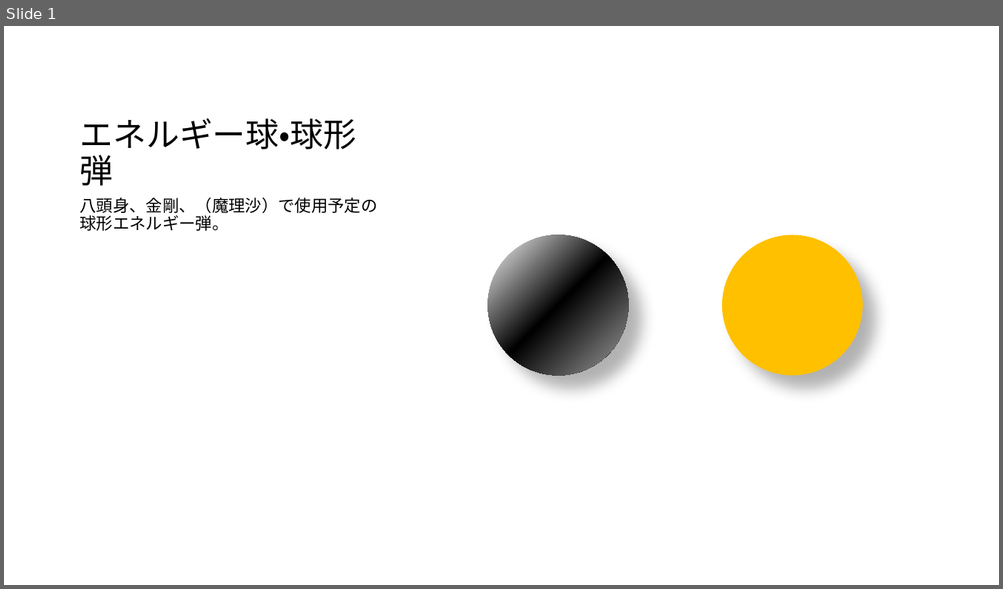
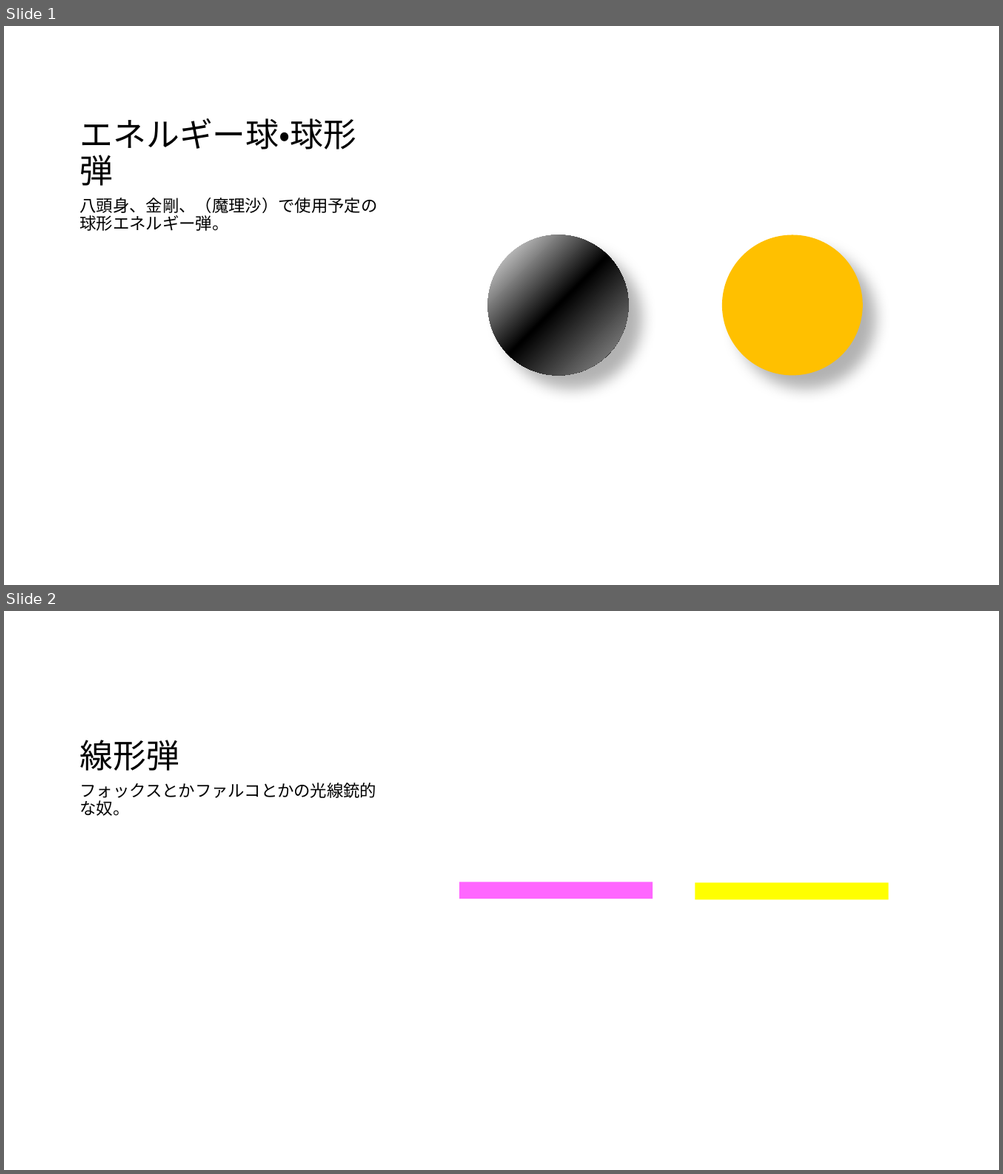
Before and after one commit to kyasbal/MagicalFPS, a slide deck: wiki/エフェクトイメージ.pptx. Shown one above the other, each under a label of ours: slide 1 before the commit, slides 1 and 2 after it. The pictures are 1003x589 and 1003x1174 pixels, drawn with LibreOffice and Linux fonts; fonts in the diff are those of the drawing. Boxes give left, top, right and bottom in pixels: in the first picture for what was removed or moved away, otherwise in the second. Text is boxed around its words. In the diff, an @@ line names an element or a change of style, - is before the commit and + after.

Commit message:
エフェクトイメージ　線形弾　追加

```diff
--- a/wiki/エフェクトイメージ.pptx
+++ b/wiki/エフェクトイメージ.pptx
@@ slide 2 added at [4,611,999,1170], background #FFFFFF @@
@@ title added at [80,740,179,771], 32 pt, text #000000 @@
+線形弾
@@ text added at [80,783,377,816], 16 pt, text #000000 @@
+フォックスとかファルコとかの光線銃的な奴。
@@ rectangle added at [459,882,652,899], fill #FF66FF @@
@@ rectangle added at [695,883,888,900], fill #FFFF00 @@
```
